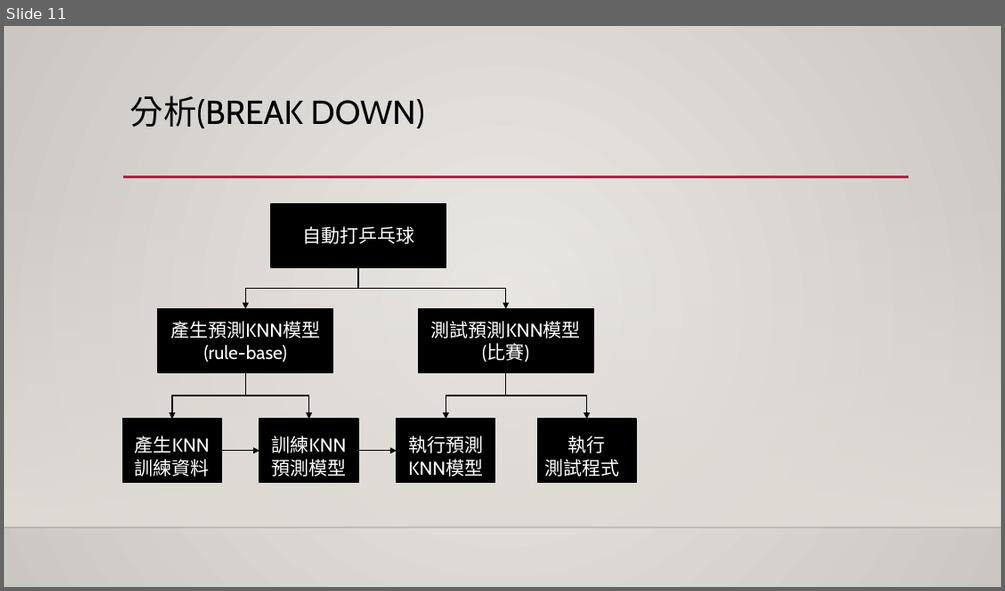
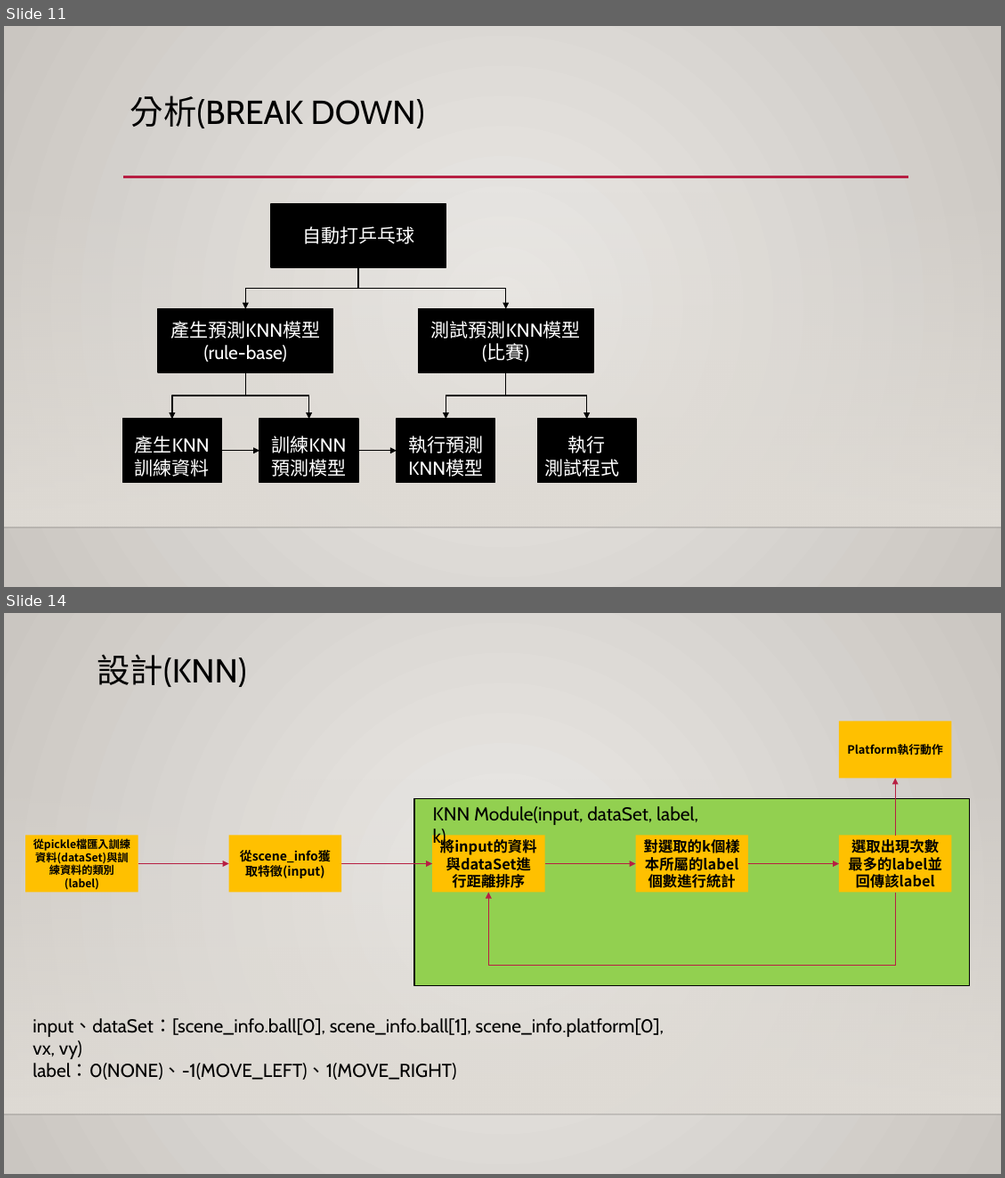
Before and after one commit to mingyang13795/Ping_Pong, a slide deck: 專案管理.pptx. Shown one above the other, each under a label of ours: slide 11 before the commit, slides 11 and 14 after it; the slides between them are not shown. The pictures are 1005x591 and 1005x1178 pixels, drawn with LibreOffice and Linux fonts; fonts in the diff are those of the drawing; background and template pictures are left out. Boxes give left, top, right and bottom in pixels: in the first picture for what was removed or moved away, otherwise in the second. Text is boxed around its words. In the diff, an @@ line names an element or a change of style, - is before the commit and + after.

```diff
--- a/專案管理.pptx
+++ b/專案管理.pptx
@@ slide 14 added at bbox=[4, 613, 1001, 1174], background gradient #ECEAE7 to #CAC7C1; not listed: 2 template elements that a slide beside it also shows @@
@@ title added at bbox=[97, 654, 246, 687], 32 pt, text #000000 @@
+設計(KNN)
@@ rectangle added at bbox=[840, 722, 952, 779], fill #FFC000, 11 pt, text #000000, bold @@
+Platform執行動作
@@ rectangle added at bbox=[414, 798, 970, 985], fill #92D050, outline #000000 1.25 pt @@
@@ arrow added from (896, 835) to (896, 779), #B71E42 0.75 pt @@
@@ text added at bbox=[433, 806, 698, 849], 18 pt, text #000000 @@
+KNN Module(input, dataSet, label, k)
@@ rectangle added at bbox=[25, 835, 138, 892], fill #FFC000, 10.5 pt, text #000000, bold @@
+從pickle檔匯入訓練資料(dataSet)與訓練資料的類別(label)
@@ rectangle added at bbox=[229, 835, 341, 892], fill #FFC000, 12 pt, text #000000, bold @@
+從scene_info獲取特徵(input)
@@ rectangle added at bbox=[432, 835, 544, 892], fill #FFC000, 14 pt, text #000000, bold @@
+將input的資料與dataSet進行距離排序
@@ rectangle added at bbox=[636, 835, 748, 892], fill #FFC000, 14 pt, text #000000, bold @@
+對選取的k個樣本所屬的label個數進行統計
@@ rectangle added at bbox=[840, 835, 952, 892], fill #FFC000, 14 pt, text #000000, bold @@
+選取出現次數最多的label並回傳該label
@@ arrow added from (138, 863) to (229, 863), #B71E42 0.75 pt @@
@@ arrow added from (341, 863) to (432, 863), #B71E42 0.75 pt @@
@@ arrow added from (544, 863) to (636, 863), #B71E42 0.75 pt @@
@@ arrow added from (748, 863) to (840, 863), #B71E42 0.75 pt @@
@@ elbow arrow added from (896, 965) to (488, 892), #B71E42 0.75 pt @@
@@ line added from (896, 892) to (896, 965), #B71E42 0.75 pt @@
@@ text added at bbox=[32, 1018, 663, 1079], 18 pt, text #000000 @@
+input、dataSet：[scene_info.ball[0], scene_info.ball[1], scene_info.platform[0], vx, vy)
+label：0(NONE)、-1(MOVE_LEFT)、1(MOVE_RIGHT)
```
Also in this commit, not shown: 3 slides changed, 2 other slides added, 2 slides removed.
